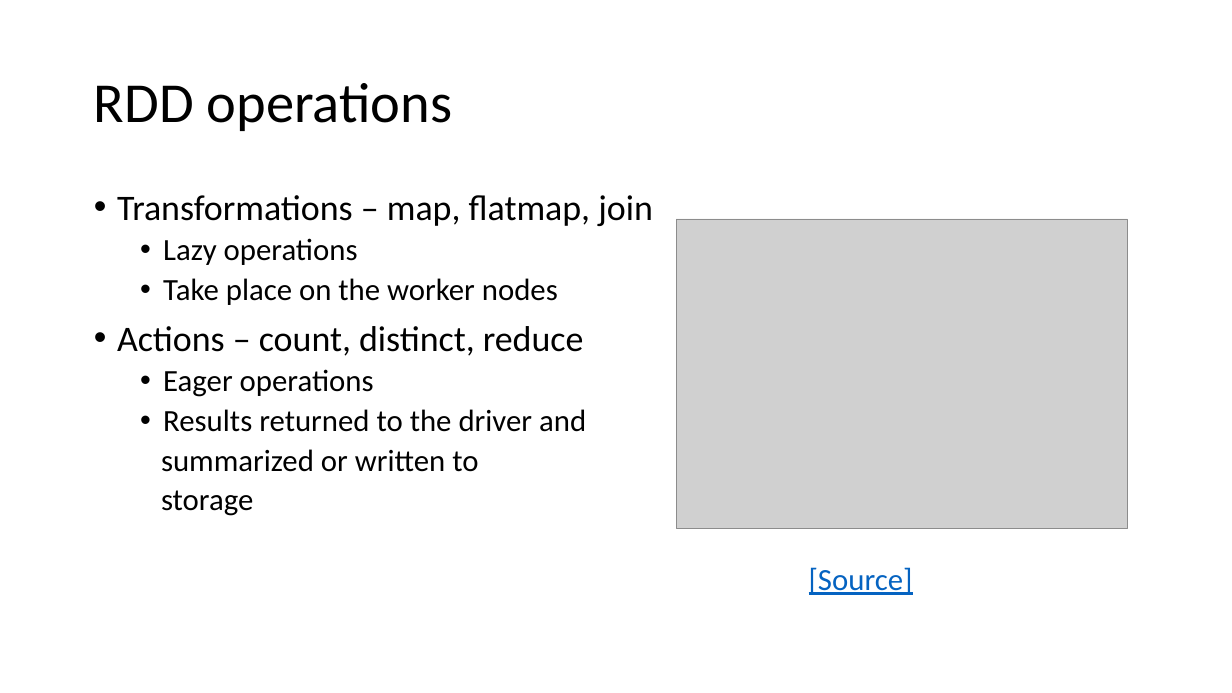
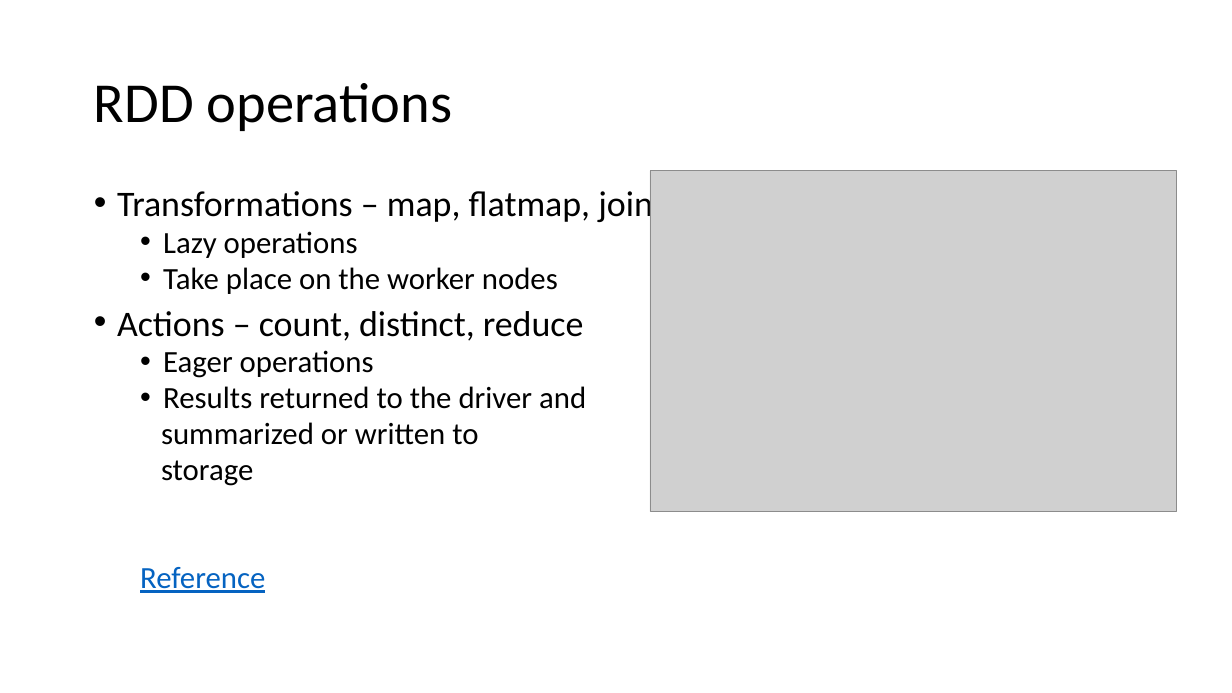
Before and after one commit to marilynwaldman/course, a slide deck: slide 3 of spark/03-RDDs/01-BasicRdds.pptx. Drawn at 1232x693 pixels with LibreOffice and Linux fonts; fonts in the diff are those of the drawing; grey boxes stand for pictures. Boxes give left, top, right and bottom in pixels: in the first picture for what was removed or moved away, otherwise in the second. Text is boxed around its words. In the diff, an @@ line names an element or a change of style, - is before the commit and + after.

```diff
--- a/spark/03-RDDs/01-BasicRdds.pptx
+++ b/spark/03-RDDs/01-BasicRdds.pptx
@@ picture: place and size @@
-picture at (677,219,1128,529)
+picture at (650,171,1177,512)
@@ text at (117,186,653,486): line spacing 0.9 to 0.8 @@
@@ text at (140,567,265,593): text changed @@
-  [Source]
+  Reference
```
Also in this commit, not shown: 6 other slides changed, 3 other files.
